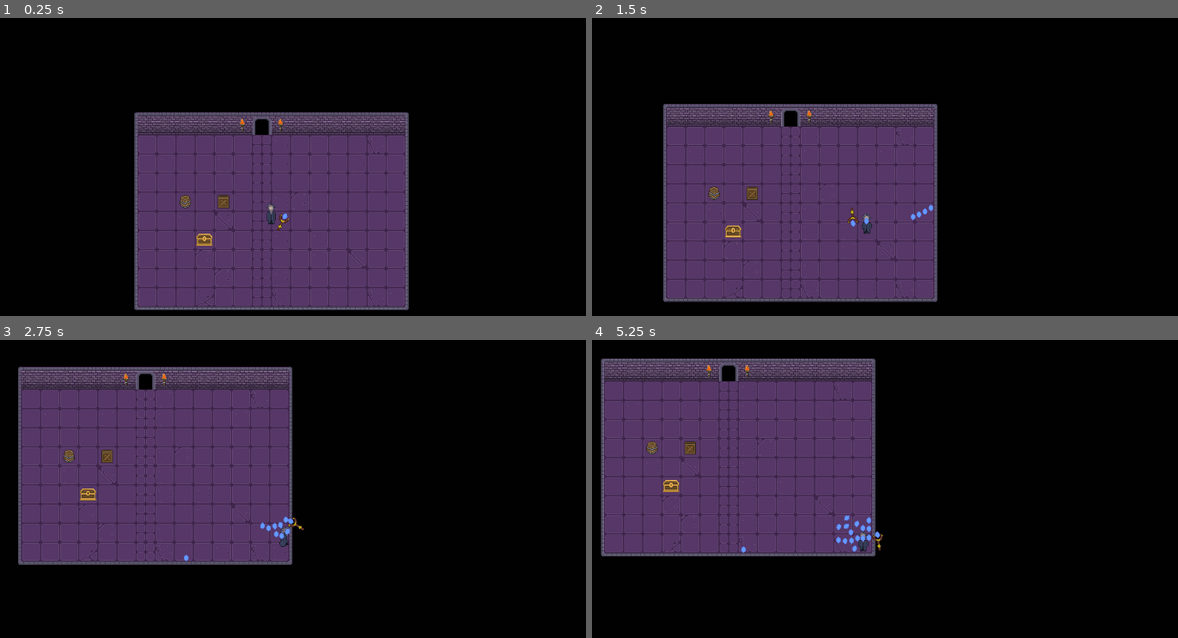
Above: before the commit, frames 1-4 (two rows, left to right).
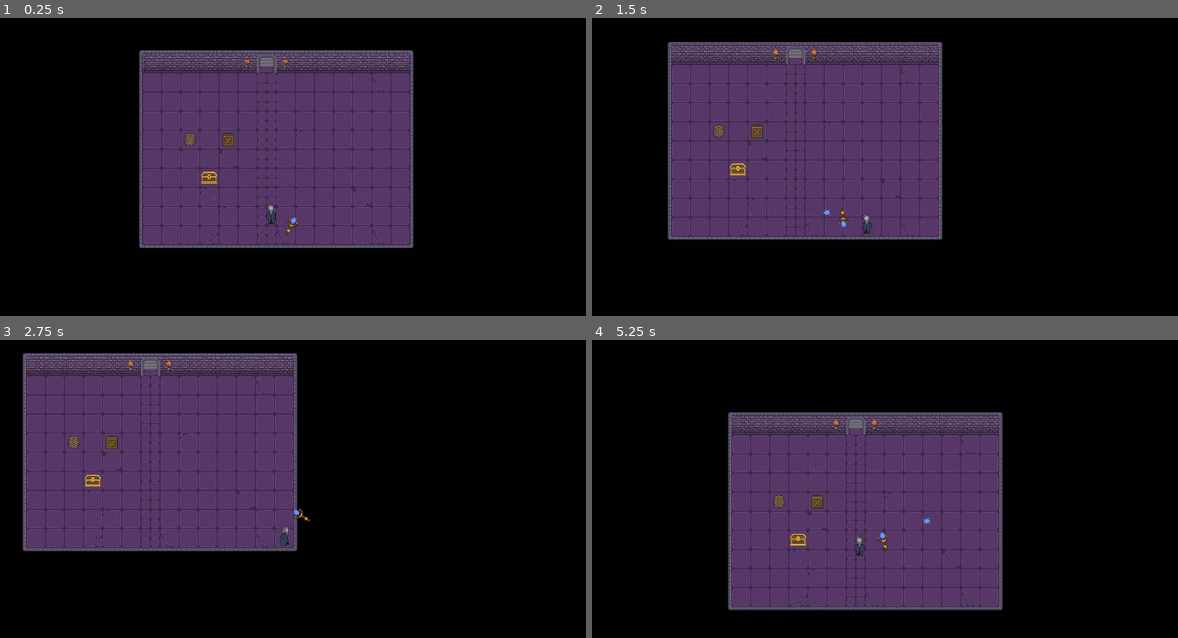
Above: after the commit, the same moments.

Repository: zynth666/the-library-of-rogue
Game: Godot game, scene res://scenes/Main.tscn
The game is run twice, just before and just after one commit, with the same random seed, the same clock (stepped at 60 frames per second) and the same inputs.
Inputs (mouse positions are in pixels of both pictures, inside the frame that each line leads up to):
- Up to frame 1 (0.25 s): no input
- Up to frame 2 (1.5 s): move the mouse to (1013, 190) at 0.52 s; press the mouse at (1013, 190) at 0.53 s; hold D (right) 0.53-1.28 s; move the mouse to (726, 229) at 1.27 s; release the mouse at (726, 229) at 1.28 s; hold S (down) from 1.28 s (still down); click (726, 229) at 1.35 s
- Up to frame 3 (2.75 s): move the mouse to (339, 447) at 2.02 s; release S (down) at 2.03 s; press the mouse at (339, 447) at 2.03 s; hold D (right) from 2.03 s (still down)
- Up to frame 4 (5.25 s): move the mouse to (826, 611) at 2.77 s; release D (right) at 2.78 s; release the mouse at (826, 611) at 2.78 s; hold W (up) 2.78-3.53 s; click (826, 611) at 2.85 s; move the mouse to (1072, 590) at 3.52 s; press the mouse at (1072, 590) at 3.53 s; hold A (left) 3.53-5.03 s; move the mouse to (656, 474) at 4.27 s; release the mouse at (656, 474) at 4.28 s; click (656, 474) at 4.35 s; move the mouse to (896, 533) at 5.02 s; press the mouse at (896, 533) at 5.03 s; hold S (down) from 5.03 s (still down)

The runs differ from the first frame. In frame 1, 26% of the frame differs, in the area x 22-71%, y 10-98%; in frame 2, 26%; in frame 3, 13%; in frame 4, 42%, in the area x 1-71%, y 6-91%.

Commit message:
correctly shoot projectiles and animate torch

Diff:
--- a/project.godot
+++ b/project.godot
@@ -17,8 +17,7 @@
 
 [display]
 
-window/size/mode=2
-window/size/resizable=false
+window/size/mode=3
 window/stretch/mode="viewport"
 mouse_cursor/custom_image="res://assets/Cursor/cursor.png"
 
--- a/scenes/Crystal.tscn
+++ b/scenes/Crystal.tscn
@@ -7,6 +7,7 @@
 size = Vector2(10, 12)
 
 [node name="Crystal" type="RigidBody2D"]
+mass = 0.1
 script = ExtResource("1_jx07c")
 
 [node name="CollisionShape2D" type="CollisionShape2D" parent="."]
--- a/scenes/Main.tscn
+++ b/scenes/Main.tscn
@@ -1,7 +1,22 @@
-[gd_scene load_steps=5 format=3 uid="uid://7x4n3ymikvy0"]
+[gd_scene load_steps=7 format=3 uid="uid://7x4n3ymikvy0"]
 
+[ext_resource type="Texture2D" uid="uid://y3b7pdburfen" path="res://assets/Dungeon Tiles/torch.png" id="2_5k3fn"]
 [ext_resource type="PackedScene" uid="uid://5kfj1jr10k6f" path="res://scenes/Player.tscn" id="2_m73ef"]
 [ext_resource type="Texture2D" uid="uid://bycwqqudbk3rn" path="res://assets/Dungeon Tiles/tileset.png" id="39_ry2f4"]
+
+[sub_resource type="TileSetAtlasSource" id="TileSetAtlasSource_ey47b"]
+texture = ExtResource("2_5k3fn")
+texture_region_size = Vector2i(32, 32)
+0:0/animation_columns = 5
+0:0/animation_speed = 12.0
+0:0/animation_frame_0/duration = 1.0
+0:0/animation_frame_1/duration = 1.0
+0:0/animation_frame_2/duration = 1.0
+0:0/animation_frame_3/duration = 1.0
+0:0/animation_frame_4/duration = 1.0
+0:0/0 = 0
+0:0/0/physics_layer_0/linear_velocity = Vector2(0, 0)
+0:0/0/physics_layer_0/angular_velocity = 0.0
 
 [sub_resource type="TileSetAtlasSource" id="TileSetAtlasSource_4w371"]
 texture = ExtResource("39_ry2f4")
@@ -138,17 +153,22 @@
 6:1/0/physics_layer_0/linear_velocity = Vector2(0, 0)
 6:1/0/physics_layer_0/angular_velocity = 0.0
 6:1/0/physics_layer_0/polygon_0/points = PackedVector2Array(-10.0763, 11.1369, 8.83884, 10.9602, 9.01561, -10.9602, -10.0763, -11.1369)
+7:1/0 = 0
+7:1/0/physics_layer_0/linear_velocity = Vector2(0, 0)
+7:1/0/physics_layer_0/angular_velocity = 0.0
 
 [sub_resource type="TileSet" id="TileSet_y21qm"]
 tile_size = Vector2i(32, 32)
 physics_layer_0/collision_layer = 1
 sources/77 = SubResource("TileSetAtlasSource_4w371")
+sources/1 = SubResource("TileSetAtlasSource_ey47b")
 tile_proxies/coords_level = [[0, Vector2i(0, 0)], [37, Vector2i(0, 0)], [0, Vector2i(0, 1)], [37, Vector2i(0, 1)], [0,  …(5399 unchanged characters)…
 
 [node name="World" type="Node2D"]
 
 [node name="Player" parent="." instance=ExtResource("2_m73ef")]
 z_index = 2
+position = Vector2(-8, 104)
 
 [node name="TileMap" type="TileMap" parent="."]
 tile_set = SubResource("TileSet_y21qm")
@@ -158,4 +178,6 @@
 layer_0/tile_data = PackedInt32Array(-1, 327757, 0, 65535, 327757, 0, 0, 458829, 0, -65536, 458829, 0, -65538, 77, 0, - …(3191 unchanged characters)…
 layer_1/name = "foreground"
 layer_1/z_index = 1
-layer_1/tile_data = PackedInt32Array(-262145, 196685, 1, -5, 393293, 1, -3, 327757, 1, 131068, 262221, 1, -262146, 77, 1, -327680, 77, 1)
+layer_1/tile_data = PackedInt32Array(-262145, 458829, 1, -5, 393293, 1, -3, 327757, 1, 131068, 262221, 1, -262146, 1, 0, -327680, 1, 0)
+
+[editable path="Player"]
--- a/scenes/Player.tscn
+++ b/scenes/Player.tscn
@@ -406,11 +406,10 @@
 [node name="WeaponRotationAnchor" type="Node2D" parent="."]
 script = ExtResource("3_v0xov")
 
-[node name="Weapon" type="Sprite2D" parent="WeaponRotationAnchor" node_paths=PackedStringArray("anchor")]
-position = Vector2(24, 8)
+[node name="Weapon" type="Sprite2D" parent="WeaponRotationAnchor"]
+position = Vector2(40, 8)
 texture = ExtResource("3_pfxe3")
 script = ExtResource("5_f5h8u")
-anchor = NodePath("../..")
 
 [node name="AttackTimer" type="Timer" parent="WeaponRotationAnchor/Weapon"]
 wait_time = 0.2
--- a/scripts/Crystal.gd
+++ b/scripts/Crystal.gd
@@ -1,14 +1,22 @@
 extends RigidBody2D
 
 @onready var animated_sprite_2d = $AnimatedSprite2D
-@export var speed = 650
+
+@export var speed = 400
 var direction: Vector2
 
 func _ready():
-	direction = get_global_mouse_position().normalized()
+	var mouse_pos = get_global_mouse_position()
+	direction = (mouse_pos - to_global(position)).normalized()
+	rotate(get_angle_to(mouse_pos) - PI / 2)
+	reparent(get_node("/root"))
+	animated_sprite_2d.play("default")
+
 
 # Called every frame. 'delta' is the elapsed time since the previous frame.
 func _physics_process(delta):
+	var motion = direction * speed * delta
+	var collision = move_and_collide(motion)
 
-	var motion = direction * speed * delta
-	move_and_collide(motion)
+	if collision:
+		queue_free()
--- a/scripts/Weapon.gd
+++ b/scripts/Weapon.gd
@@ -1,8 +1,6 @@
 extends Sprite2D
 
 @onready var attack_timer = $AttackTimer
-@export var anchor: Node2D
-
 var can_attack = true
 
 func _on_player_attack():
@@ -10,7 +8,7 @@
 		can_attack = false
 		attack_timer.start()
 		var projectile = preload("res://scenes/Crystal.tscn").instantiate()
-		anchor.add_child(projectile)
+		add_child(projectile)
 
 
 func _on_attack_timer_timeout():
Binary file changed: assets/Dungeon Tiles/tileset.png
Binary file added: assets/Dungeon Tiles/torch.aseprite
Binary file added: assets/Dungeon Tiles/torch.png
Not shown, added: assets/Dungeon Tiles/torch.png.import
